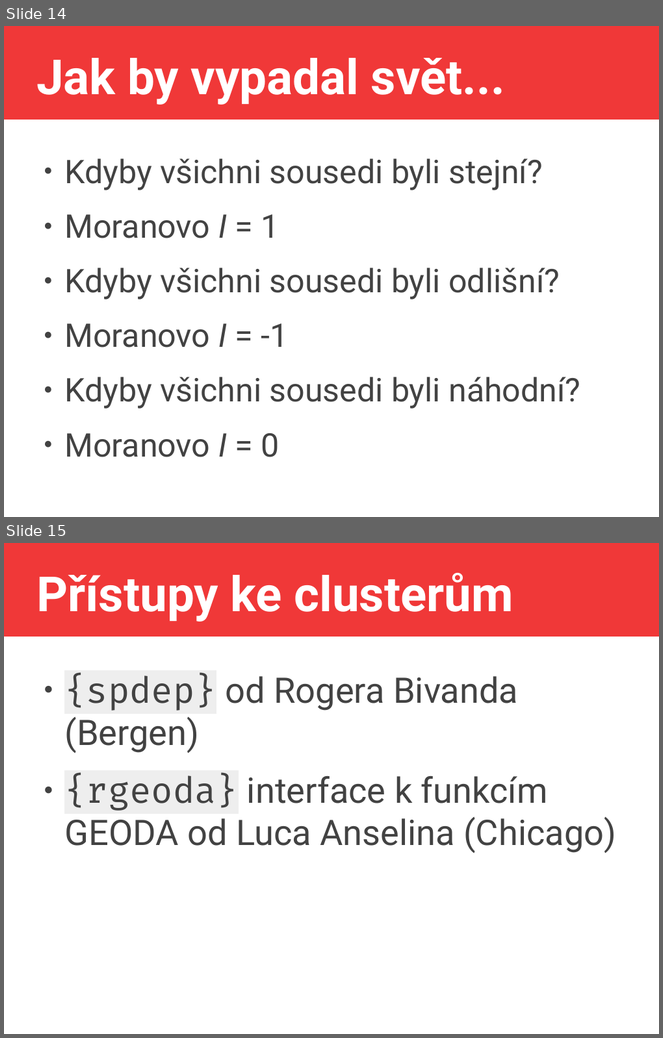
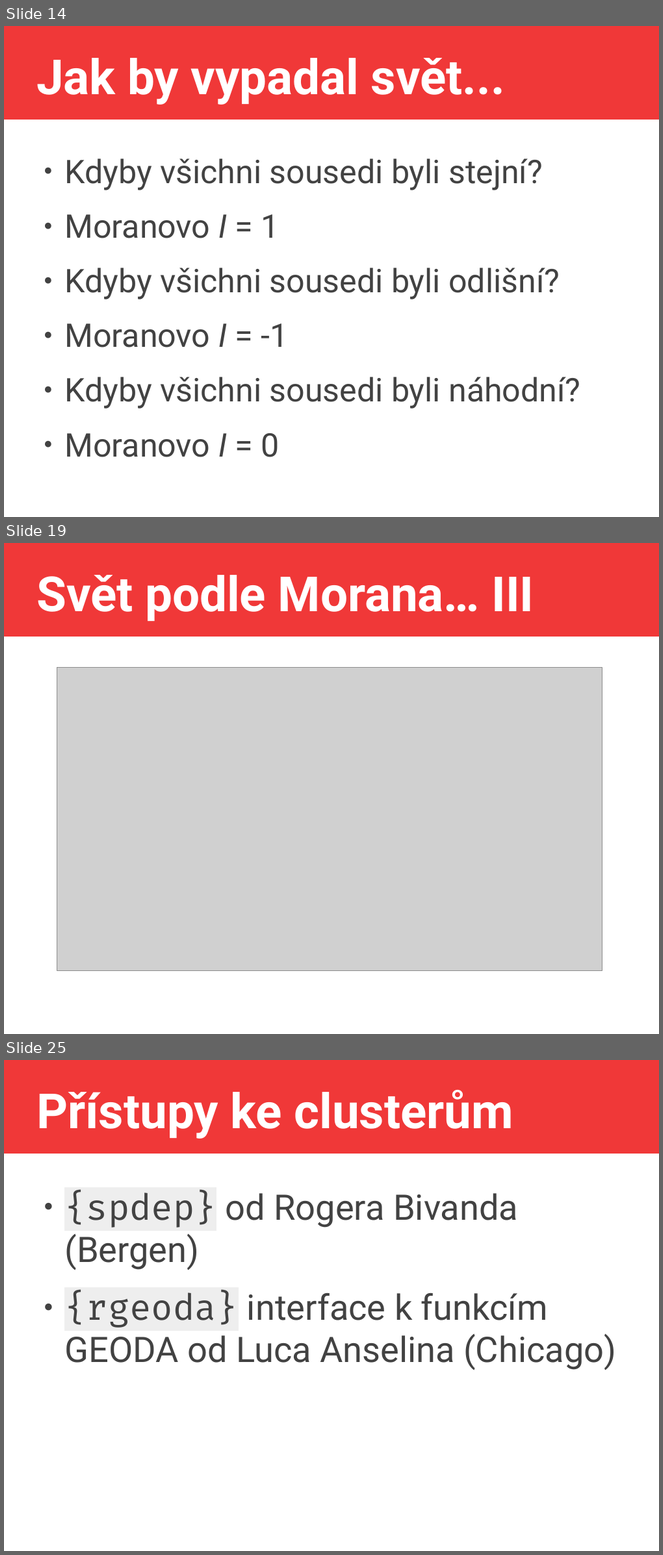
Before and after one commit to jlacko/4EK418, a slide deck: prez/7 - pokročilá statistika.odp. Shown one above the other, each under a label of ours: slides 14 and 15 before the commit, slides 14, 19 and 25 after it; the slides between them are not shown. The pictures are 663x1038 and 663x1555 pixels, drawn with LibreOffice and Linux fonts; fonts in the diff are those of the drawing; grey boxes stand for pictures. Boxes give left, top, right and bottom in pixels: in the first picture for what was removed or moved away, otherwise in the second. Text is boxed around its words. In the diff, an @@ line names an element or a change of style, - is before the commit and + after.

Commit message:
prezka s víc moranama

```diff
--- a/prez/7 - pokročilá statistika.odp
+++ b/prez/7 - pokročilá statistika.odp
@@ slide 19 added at (x1=4, y1=543, x2=659, y2=1034), background #FFFFFF; not listed: 1 template element that a slide beside it also shows @@
@@ title added at (x1=36, y1=575, x2=534, y2=621), 58.7 pt, text #FFFFFF, bold @@
+Svět podle Morana… III
@@ picture added at (x1=57, y1=668, x2=603, y2=971) @@
@@ what was slide 15 is now slide 25 @@
```
Also in this commit, not shown: 9 other slides added, 2 other files.
